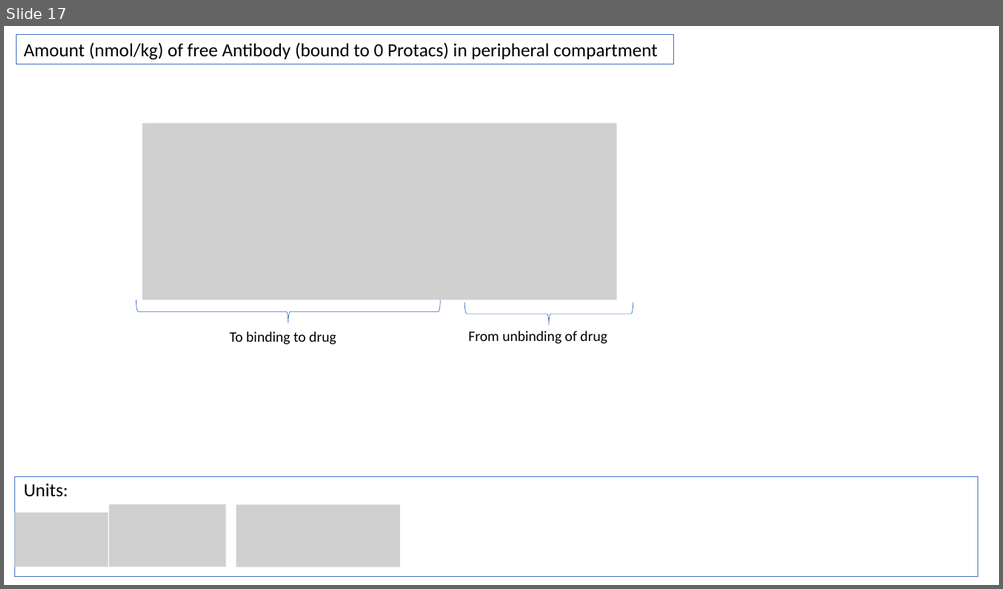
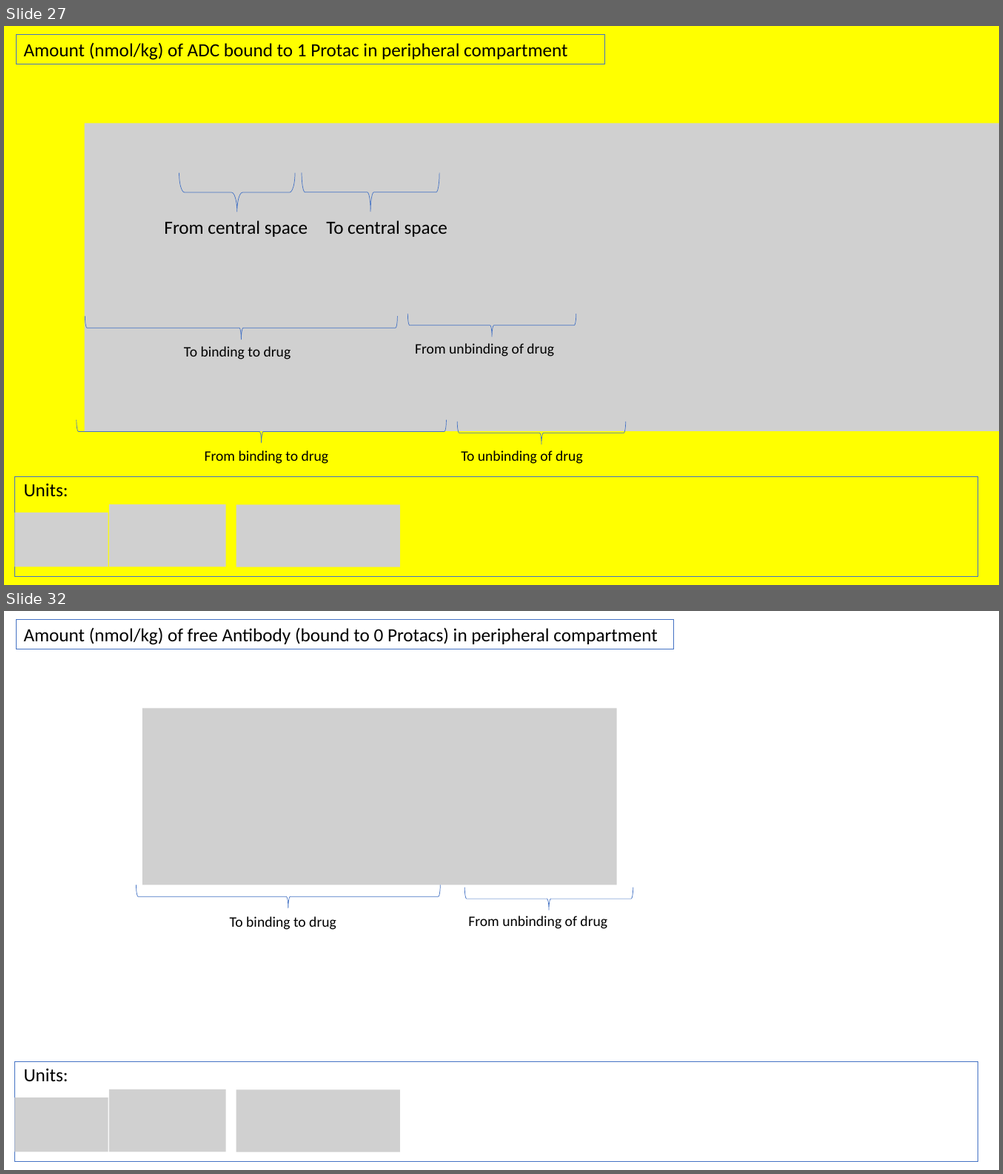
Before and after one commit to judith-stein/hc-protac-shuttle-rshiny-in-vivo, a slide deck: www/logistic_pk_pd_equations_explained.pptx. Shown one above the other, each under a label of ours: slide 17 before the commit, slides 27 and 32 after it; the slides between them are not shown. The pictures are 1003x589 and 1003x1174 pixels, drawn with LibreOffice and Linux fonts; fonts in the diff are those of the drawing; grey boxes stand for pictures. Boxes give left, top, right and bottom in pixels: in the first picture for what was removed or moved away, otherwise in the second. Text is boxed around its words. In the diff, an @@ line names an element or a change of style, - is before the commit and + after.

```diff
--- a/www/logistic_pk_pd_equations_explained.pptx
+++ b/www/logistic_pk_pd_equations_explained.pptx
@@ slide 27 added at box(4, 26, 999, 585), background #FFFF00 @@
@@ rectangle added at box(17, 34, 606, 64), outline #4472C4 0.75 pt, 18 pt, text #000000 @@
+Amount (nmol/kg) of ADC bound to 1 Protac in peripheral compartment
@@ picture added at box(85, 123, 999, 431) @@
@@ right brace added at box(179, 173, 295, 212), outline #4472C4 0.5 pt @@
@@ right brace added at box(301, 173, 439, 212), outline #4472C4 0.5 pt @@
@@ text added at box(164, 221, 307, 237), 18 pt, text #000000 @@
+From central space
@@ text added at box(326, 221, 447, 237), 18 pt, text #000000 @@
+To central space
@@ right brace added at box(85, 317, 397, 340), outline #4472C4 0.5 pt @@
@@ right brace added at box(407, 315, 576, 338), outline #4472C4 0.5 pt @@
@@ text added at box(184, 346, 291, 360), 14 pt, text #000000 @@
+To binding to drug
@@ text added at box(415, 343, 554, 357), 14 pt, text #000000 @@
+From unbinding of drug
@@ right brace added at box(76, 420, 446, 443), outline #4472C4 0.5 pt @@
@@ right brace added at box(458, 422, 626, 445), outline #4472C4 0.5 pt @@
@@ text added at box(205, 451, 329, 464), 14 pt, text #000000 @@
+From binding to drug
@@ text added at box(461, 451, 583, 464), 14 pt, text #000000 @@
+To unbinding of drug
@@ rectangle added at box(14, 477, 978, 577), outline #4472C4 0.75 pt @@
@@ text added at box(24, 483, 68, 497), 18 pt, text #000000 @@
+Units:
@@ picture added at box(14, 513, 108, 568) @@
@@ picture added at box(109, 505, 226, 568) @@
@@ picture added at box(236, 505, 400, 568) @@
@@ what was slide 17 is now slide 32 @@
```
Also in this commit, not shown: 21 slides changed, 34 other slides added, 7 other files.
